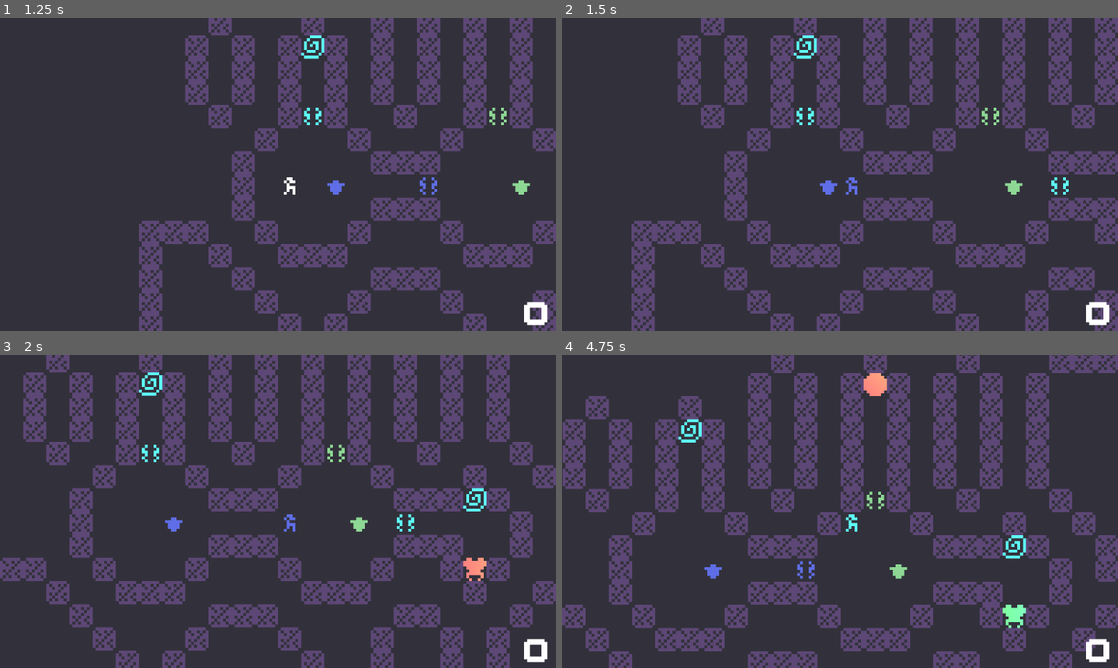
Above: before the commit, frames 1-4 (two rows, left to right).
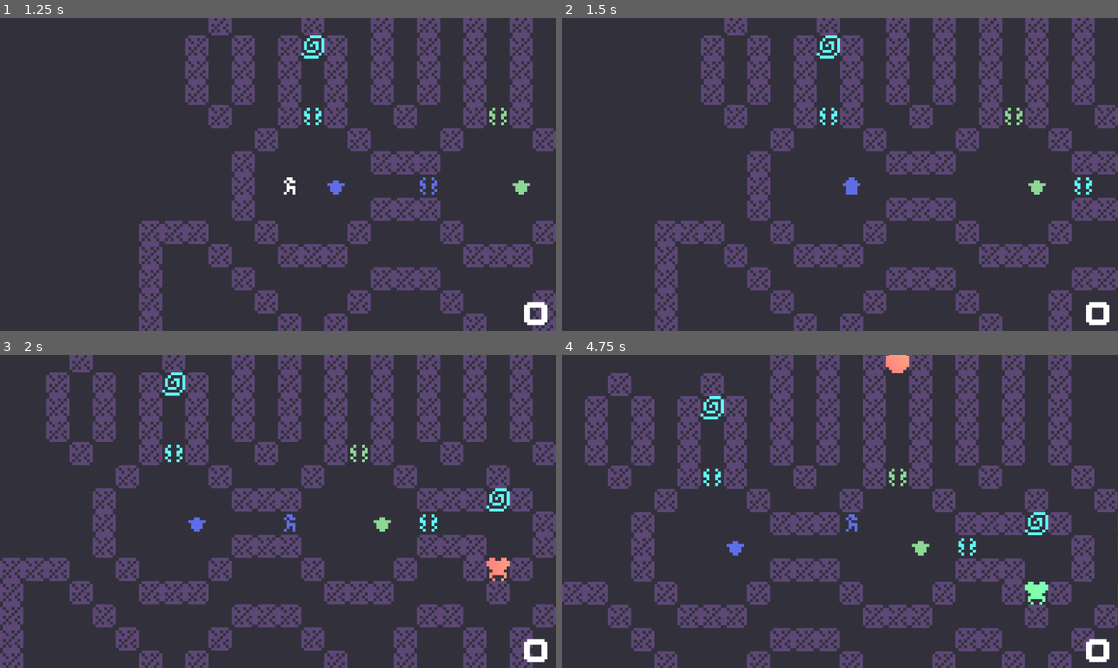
Above: after the commit, the same moments.

Repository: bitbrain/mutagen
Game: Godot game, scene res://scenes/title_scene.tscn
Two runs of this game, one before a commit and one after it. Both use one fixed random seed, a clock stepped at 60 frames per second and the inputs below.
Inputs:
- Up to frame 1 (1.25 s): click "Play" at 0.5 s
- Up to frame 2 (1.5 s): tap Enter at 1.25 s; hold D (walk_right) from 1.28 s (still down)
- Up to frame 3 (2 s): keep holding D (walk_right)
- Up to frame 4 (4.75 s): release D (walk_right) at 2.03 s; hold S (walk_down) 2.03-2.78 s; hold D (walk_right) 2.78-3.53 s; hold W (walk_up) 3.53-4.28 s; hold A (walk_left) from 4.28 s (still down)

Frame 1 is identical in both runs. In frame 2, 36% of the frame differs, in the area x 12-100%, y 0-100%; in frame 3, 44%; in frame 4, 44%, in the area x 0-100%, y 0-100%.

Commit message:
feat(input): make input more predictable via input delay timer

Diff:
--- a/player/player.gd
+++ b/player/player.gd
@@ -8,35 +8,56 @@
 
 
 @onready var input_throttle_timer: Timer = $InputThrottleTimer
+@onready var input_delay_timer: Timer = $InputDelayTimer
 
 
 var movable = true
+var pressing = false
 var mutagen_color = MutagenColor.DEFAULT
 
 
 func _ready() -> void:
 	input_throttle_timer.timeout.connect(_on_input_throttle)
+	input_delay_timer.timeout.connect(func(): pressing = true)
 
 func _physics_process(delta: float) -> void:
+	if pressing and not Input.is_anything_pressed():
+		pressing = false
+	if not pressing and Input.is_anything_pressed():
+		if input_delay_timer.is_stopped():
+			input_delay_timer.start()
 	if not movable:
 		return
 	var motion = Vector2()
-	if Input.is_action_pressed("walk_left"):
-		motion.x -= CELL_SIZE
-		movable = false
-	if Input.is_action_pressed("walk_right"):
-		motion.x += CELL_SIZE
-		movable = false
-	if Input.is_action_pressed("walk_up"):
-		motion.y -= CELL_SIZE
-		movable = false
-	if Input.is_action_pressed("walk_down"):
-		motion.y += CELL_SIZE
-		movable = false
+	if input_delay_timer.is_stopped():
+		if Input.is_action_pressed("walk_left"):
+			motion.x -= CELL_SIZE
+			movable = false
+		if Input.is_action_pressed("walk_right"):
+			motion.x += CELL_SIZE
+			movable = false
+		if Input.is_action_pressed("walk_up"):
+			motion.y -= CELL_SIZE
+			movable = false
+		if Input.is_action_pressed("walk_down"):
+			motion.y += CELL_SIZE
+			movable = false
+	else:
+		if Input.is_action_just_pressed("walk_left"):
+			motion.x -= CELL_SIZE
+			movable = false
+		if Input.is_action_just_pressed("walk_right"):
+			motion.x += CELL_SIZE
+			movable = false
+		if Input.is_action_just_pressed("walk_up"):
+			motion.y -= CELL_SIZE
+			movable = false
+		if Input.is_action_just_pressed("walk_down"):
+			motion.y += CELL_SIZE
+			movable = false
 
 	# FIXME: consider Vector2.snapped() for better collisions
 	move_and_collide(motion)
-
 
 
 func mutate(mutagen_color:MutagenColor) -> void:
--- a/player/player.tscn
+++ b/player/player.tscn
@@ -26,3 +26,7 @@
 [node name="InputThrottleTimer" type="Timer" parent="." unique_id=443958376]
 wait_time = 0.12
 autostart = true
+
+[node name="InputDelayTimer" type="Timer" parent="." unique_id=643468008]
+wait_time = 0.15
+one_shot = true
--- a/scenes/game_complete_scene.gd
+++ b/scenes/game_complete_scene.gd
@@ -12,5 +12,5 @@
 func _ready() -> void:
 	var tokens = PlayerStats.get_tokens()
 	PlayerStats.reset(true)
-	token_count.text = "You found " + tokens + "token" + ("" if tokens == 1 else "s")
+	token_count.text = "You found " + str(tokens) + "token" + ("" if tokens == 1 else "s")
 	button.pressed.connect(func(): get_tree().change_scene_to_file("res://scenes/stages/stage_1.tscn"))
